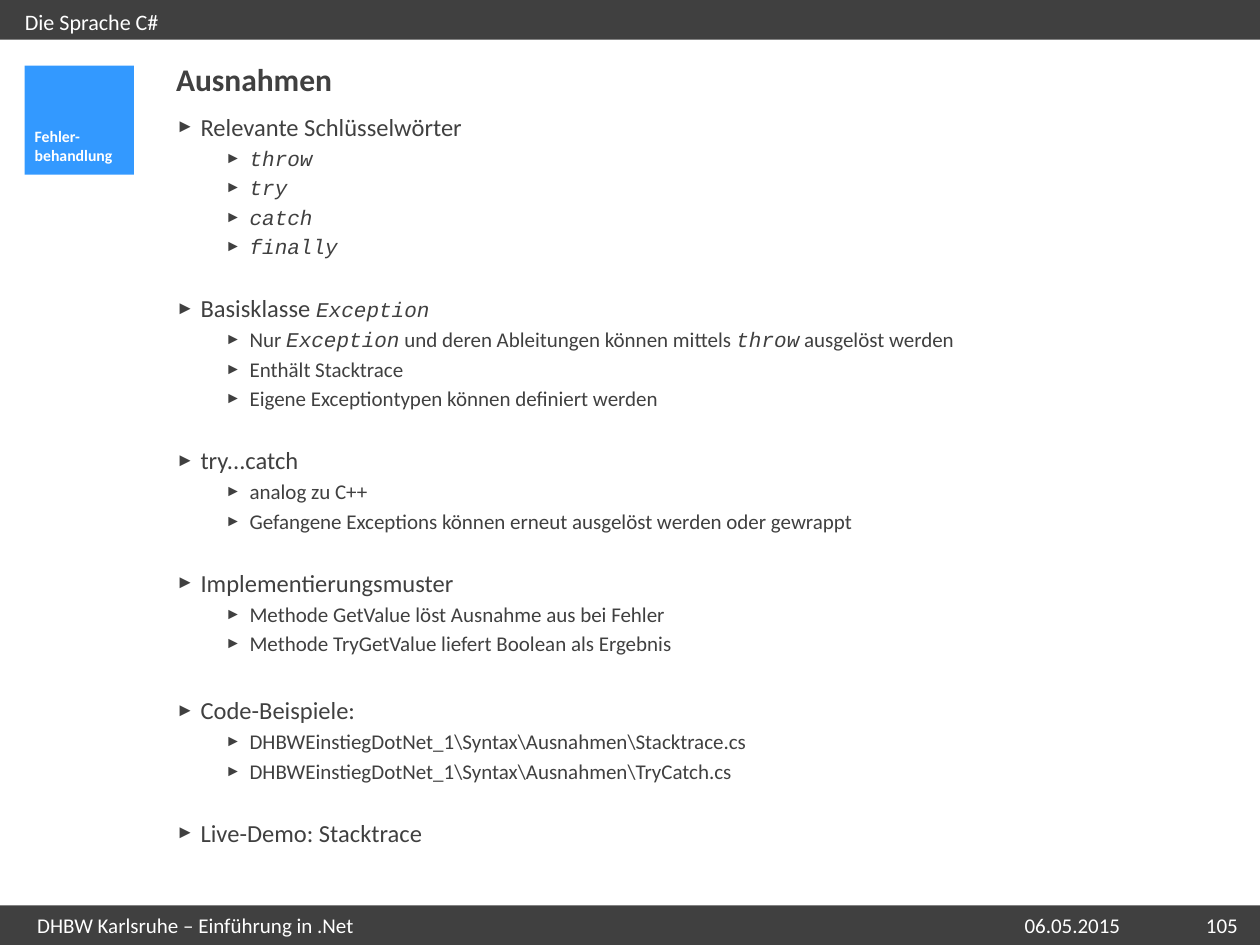
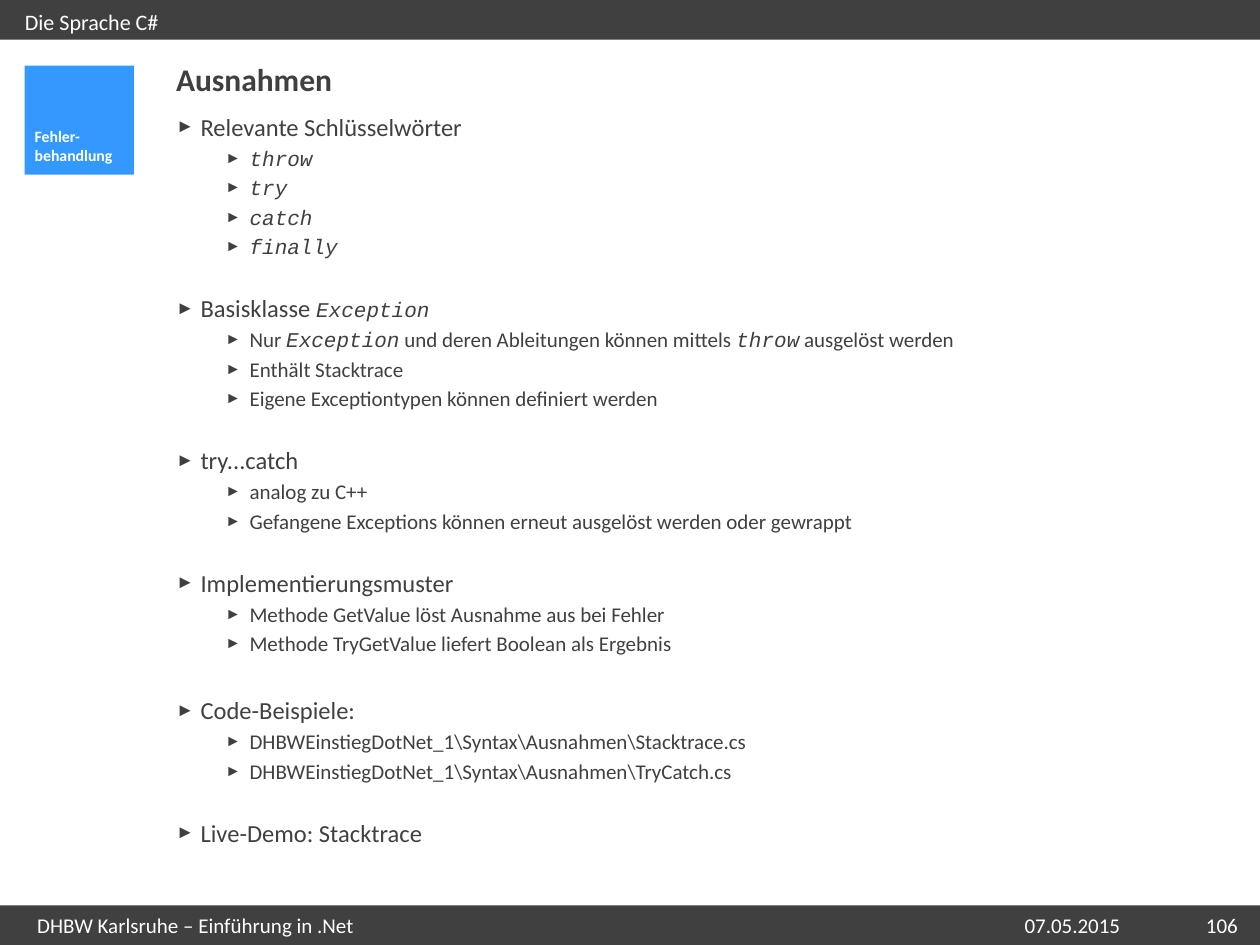
Before and after one commit to michaelspeer/DHBW_EinstiegDotNet, a slide deck: slide 106 of DHBW Einführung in .Net.pptx (slide 105 before the commit). Drawn at 1260x945 pixels with LibreOffice and Linux fonts; fonts in the diff are those of the drawing; background and template pictures are left out. Boxes give left, top, right and bottom in pixels: in the first picture for what was removed or moved away, otherwise in the second. Text is boxed around its words. In the diff, an @@ line names an element or a change of style, - is before the commit and + after.

```diff
--- a/DHBW Einführung in .Net.pptx
+++ b/DHBW Einführung in .Net.pptx
@@ text at bbox=[1025, 919, 1121, 933]: text changed @@
-06.05.2015
+07.05.2015
@@ page number at bbox=[1206, 919, 1238, 933]: text changed @@
-105
+106
```
Also in this commit, not shown: 112 other slides changed, 1 slide added, 11 other files.
